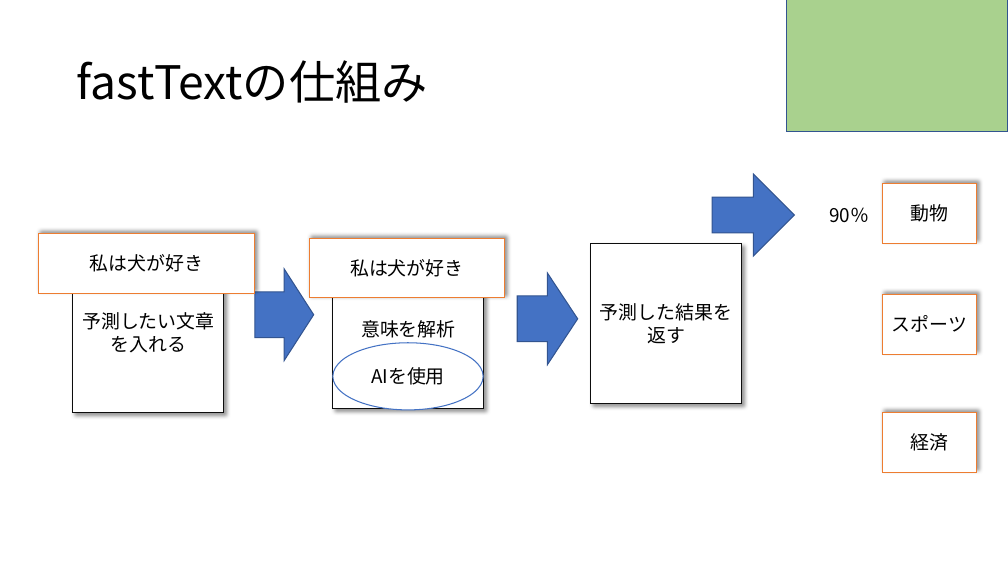
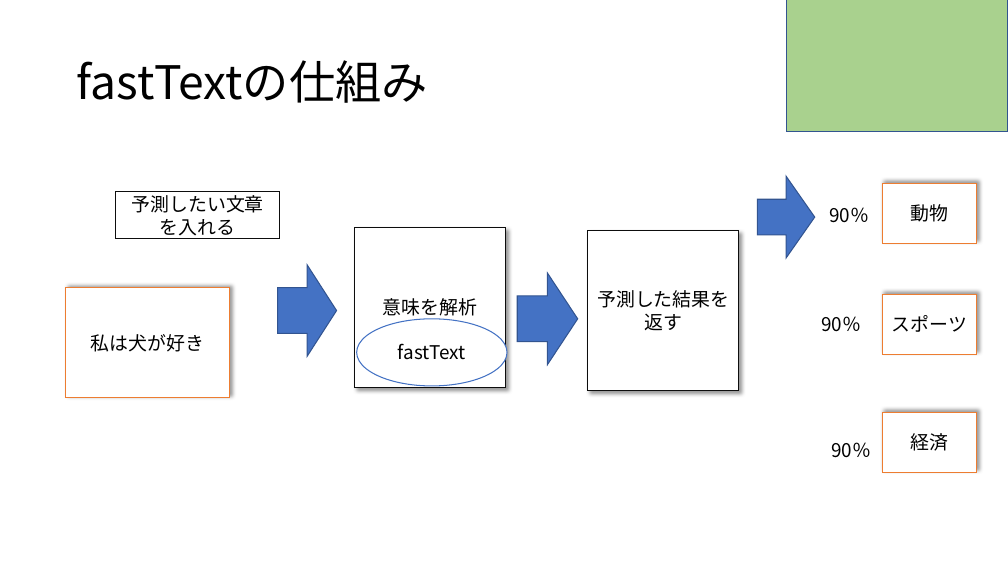
Before and after one commit to RikiishiSuzunosuke/AIspeaker_yosie, a slide deck: slide 2 of presentation/fasttext.pptx. Drawn at 1008x567 pixels with LibreOffice and Linux fonts; fonts in the diff are those of the drawing. Boxes give left, top, right and bottom in pixels: in the first picture for what was removed or moved away, otherwise in the second. Text is boxed around its words. In the diff, an @@ line names an element or a change of style, - is before the commit and + after.

Commit message:
update rikiishi

```diff
--- a/presentation/fasttext.pptx
+++ b/presentation/fasttext.pptx
@@ up arrow resized from (x1=712, y1=174, x2=794, y2=256) to (x1=758, y1=176, x2=815, y2=258) @@
@@ rectangle "予測したい文章" resized from (x1=73, y1=253, x2=224, y2=412) to (x1=116, y1=191, x2=279, y2=239) @@
@@ rectangle "予測したい文章" at (x1=116, y1=191, x2=279, y2=239): shadow off @@
@@ text in rectangle at (x1=132, y1=191, x2=264, y2=239): text changed @@
-予測したい文章を入れる
+予測したい文章
+を入れる
@@ rectangle removed at (x1=309, y1=238, x2=504, y2=298) @@
-私は犬が好き
@@ rectangle "意味を解析" moved from (x1=333, y1=249, x2=484, y2=408) to (x1=355, y1=228, x2=506, y2=387) @@
@@ rectangle "予測した結果を返す" moved from (x1=591, y1=243, x2=742, y2=403) to (x1=588, y1=231, x2=740, y2=390) @@
@@ right arrow moved from (x1=255, y1=269, x2=314, y2=361) to (x1=278, y1=265, x2=337, y2=356) @@
@@ rectangle "私は犬が好き" resized from (x1=39, y1=234, x2=255, y2=293) to (x1=66, y1=288, x2=229, y2=398) @@
@@ ellipse "fastText" moved from (x1=333, y1=343, x2=483, y2=410) to (x1=357, y1=319, x2=507, y2=386) @@
@@ text added at (x1=821, y1=316, x2=861, y2=332), 18 pt, text #000000 @@
+90％
@@ text in ellipse at (x1=398, y1=343, x2=466, y2=360): text changed @@
-AIを使用
+fastText
@@ text added at (x1=831, y1=442, x2=871, y2=458), 18 pt, text #000000 @@
+90％
```
